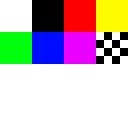
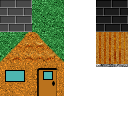
Revision of a layered 128x128 image; what changed, layer by layer:
removed layer "level01.png" over [0, 0, 128, 64]
added layer "house_corner04" above "house_corner03" over [32, 64, 64, 96]
added layer "house_corner03" above "roof" over [0, 64, 32, 96]
added layer "roof" (soft light) above "house_corner02" over [0, 32, 64, 64]
added layer "house_corner02" above "house_corner01" over [32, 32, 64, 64]
added layer "house_corner01" above "wood_lines copy" over [0, 32, 32, 64]
added layer "wood_lines copy" (soft light) above "wood_lines" over [96, 32, 128, 64]
added layer "wood_lines" above "wood_panel copy" over [96, 32, 128, 64]
added layer "wood_panel copy" (soft light) above "wood_panel" over [96, 35, 128, 67]
added layer "wood_panel" above "grass copy #1" over [98, 32, 128, 64]
added layer "grass copy #1" above "grass copy" over [32, 32, 64, 64]
added layer "grass copy" above "grass" over [0, 32, 32, 64]
added layer "grass" above "brick_dark" over [32, 0, 64, 32]
added layer "brick_dark" above "brick_2" over [96, 0, 128, 32]
added layer "brick_2" over [0, 0, 32, 32]
